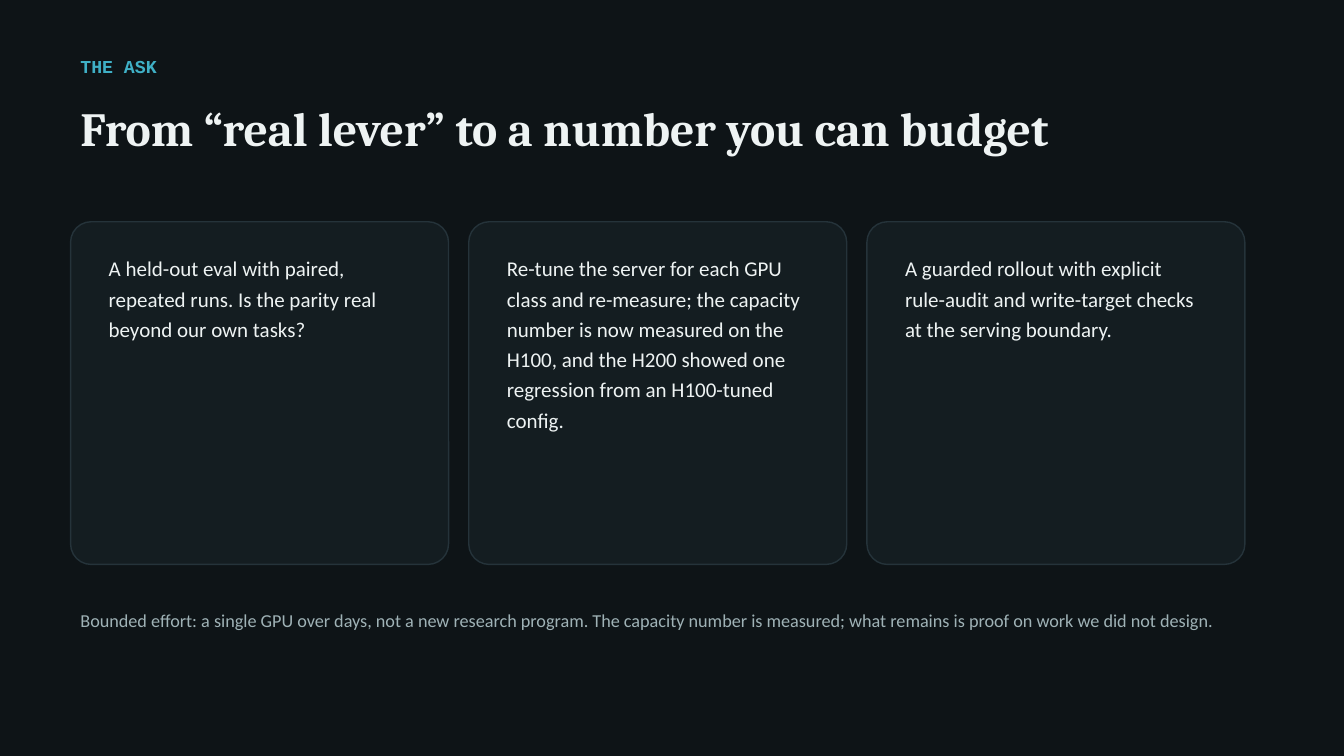
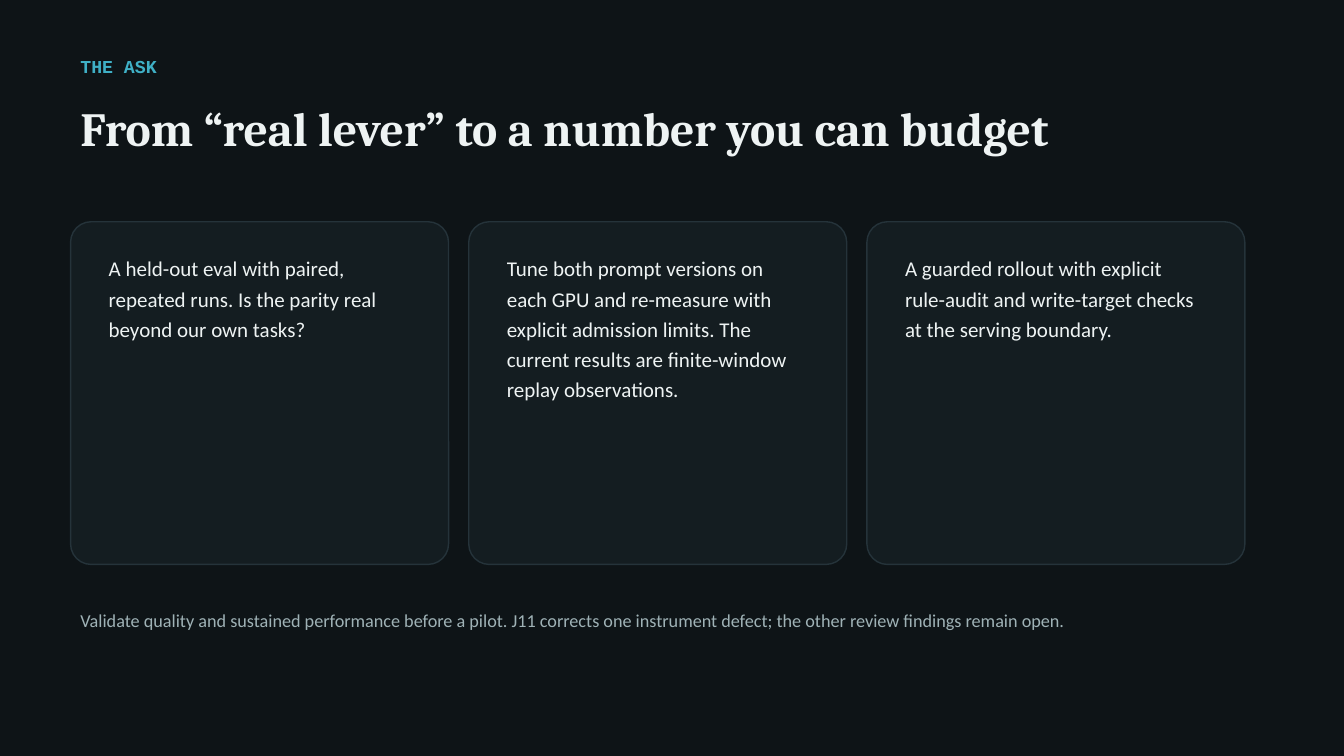
Before and after one commit to arunmenon/gisting-coding-agent, a slide deck: slide 12 of Gisting-CTO-deck.pptx. Drawn at 1344x756 pixels with LibreOffice and Linux fonts; fonts in the diff are those of the drawing. Boxes give left, top, right and bottom in pixels: in the first picture for what was removed or moved away, otherwise in the second. Text is boxed around its words. In the diff, an @@ line names an element or a change of style, - is before the commit and + after.

```diff
--- a/Gisting-CTO-deck.pptx
+++ b/Gisting-CTO-deck.pptx
@@ text at [507,261,786,401]: text changed @@
-Re-tune the server for each GPU class and re-measure; the capacity number is now measured on the H100, and the H200 showed one regression from an H100-tuned config.
+Tune both prompt versions on each GPU and re-measure with explicit admission limits. The current results are finite-window replay observations.
@@ text at [80,614,1064,630]: text changed @@
-Bounded effort: a single GPU over days, not a new research program. The capacity number is measured; what remains is proof on work we did not design.
+Validate quality and sustained performance before a pilot. J11 corrects one instrument defect; the other review findings remain open.
```
Also in this commit, not shown: 7 other slides changed, 16 other files.
